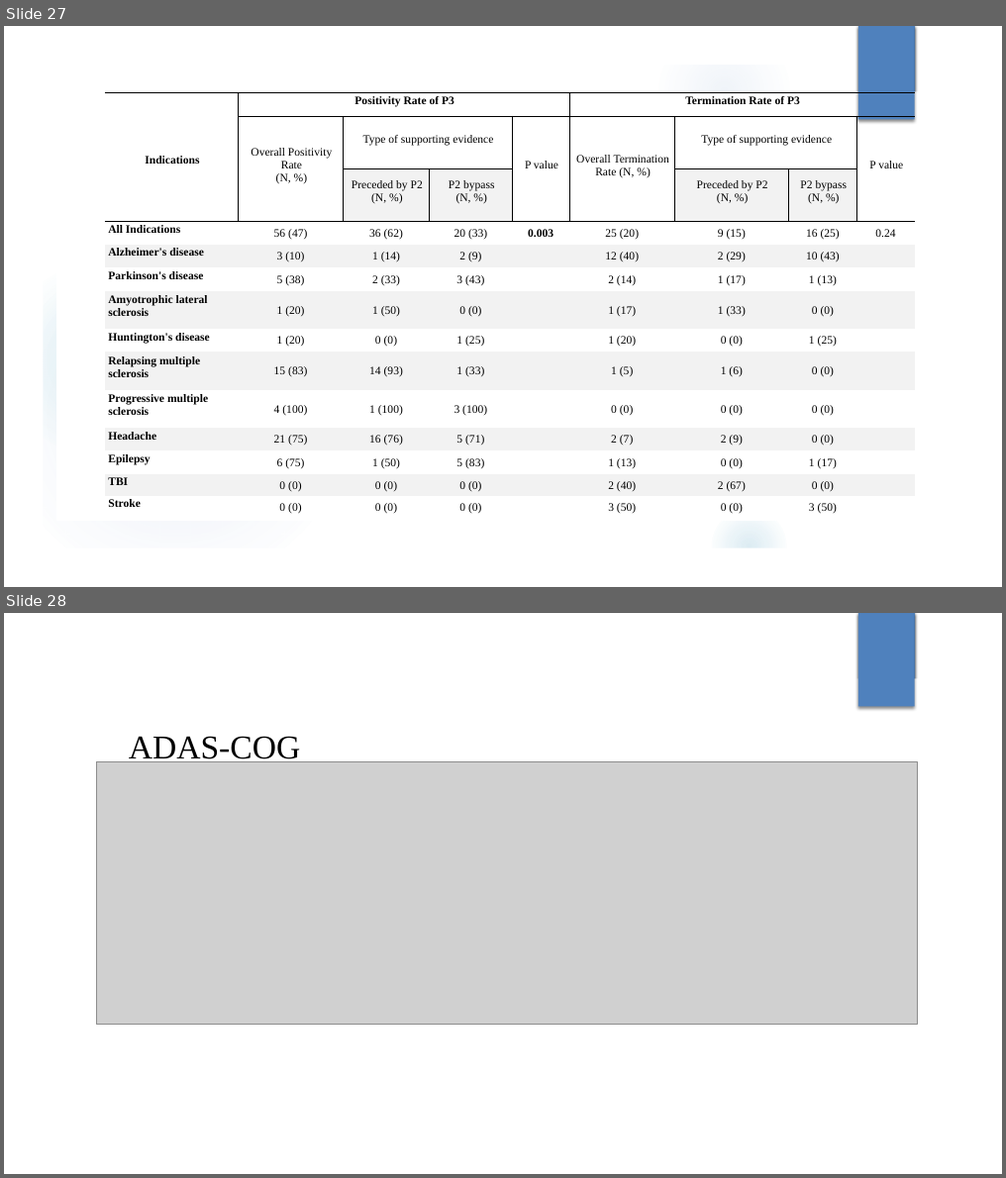
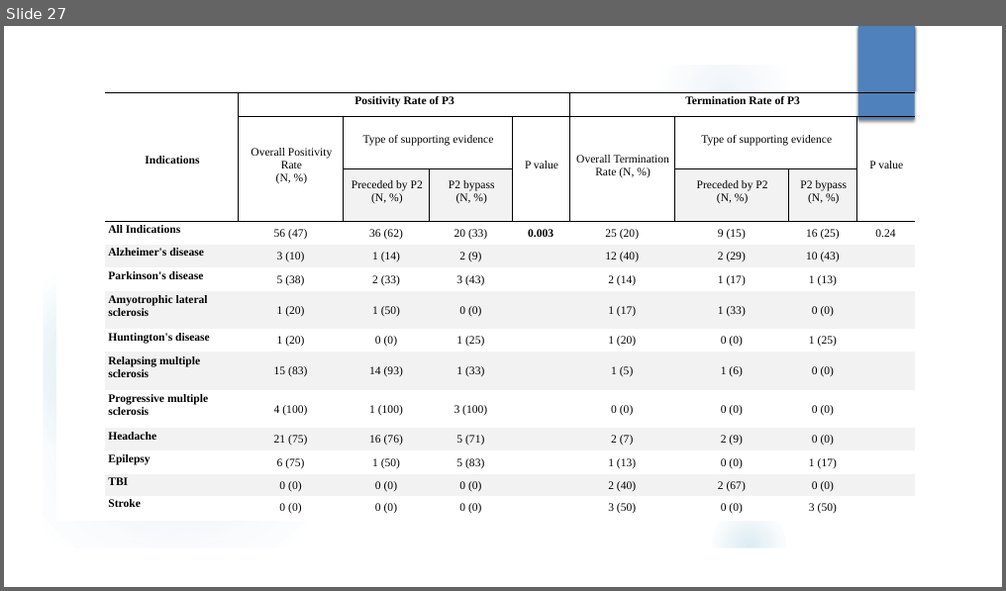
Before and after one commit to hannahmoyer210/Neurobypass, a slide deck: neruo p2-3.pptx. Shown one above the other, each under a label of ours: slides 27 and 28 before the commit, slide 27 after it. The pictures are 1006x1178 and 1006x591 pixels, drawn with LibreOffice and Linux fonts; fonts in the diff are those of the drawing; grey boxes stand for pictures; background and template pictures are left out. Boxes give left, top, right and bottom in pixels: in the first picture for what was removed or moved away, otherwise in the second. Text is boxed around its words. In the diff, an @@ line names an element or a change of style, - is before the commit and + after.

```diff
--- a/neruo p2-3.pptx
+++ b/neruo p2-3.pptx
@@ slide 28 removed at (4, 613, 1002, 1174), background picture (left out); not listed: 1 template element that a slide beside it also shows @@
@@ rectangle removed at (858, 613, 915, 707) @@
@@ rectangle removed at (56, 679, 957, 1109) @@
@@ text removed at (129, 736, 301, 765) @@
-ADAS-COG
@@ picture removed at (96, 761, 918, 1025) @@
```
Also in this commit, not shown: 4 slides changed, 26 other files.
